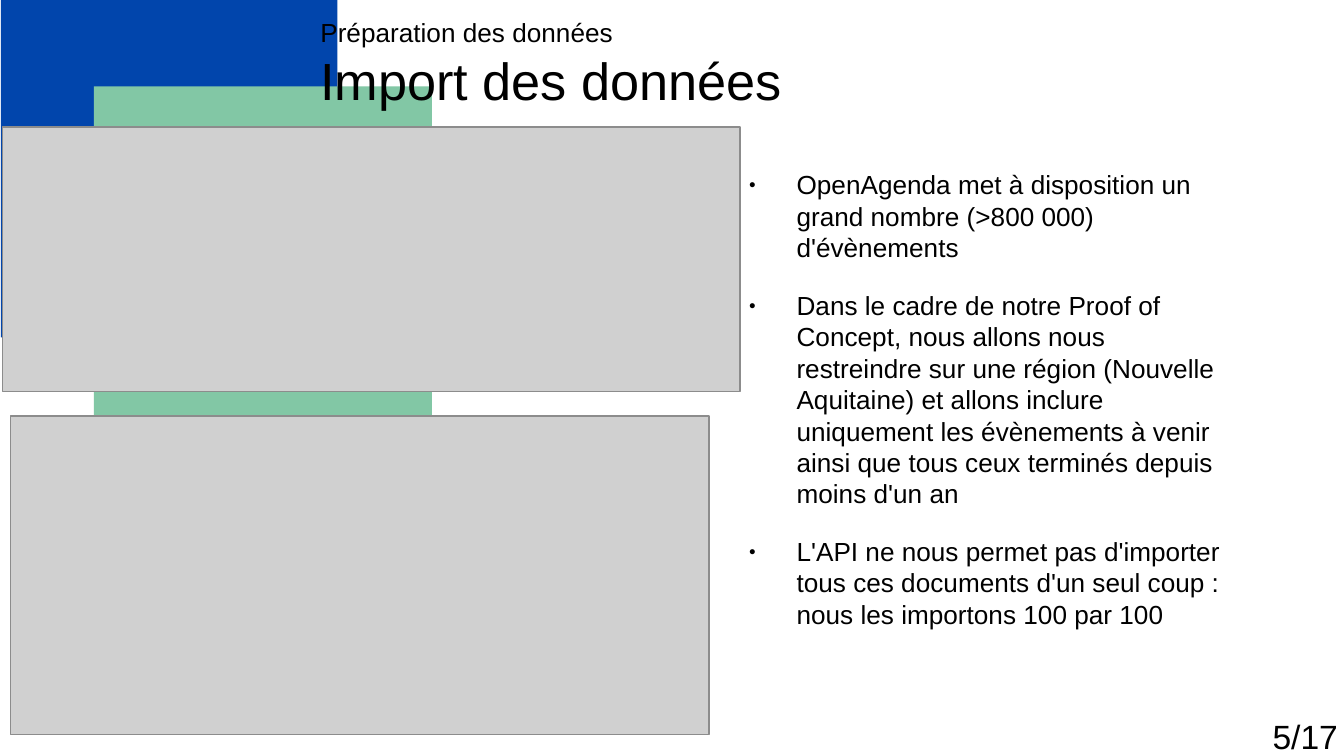
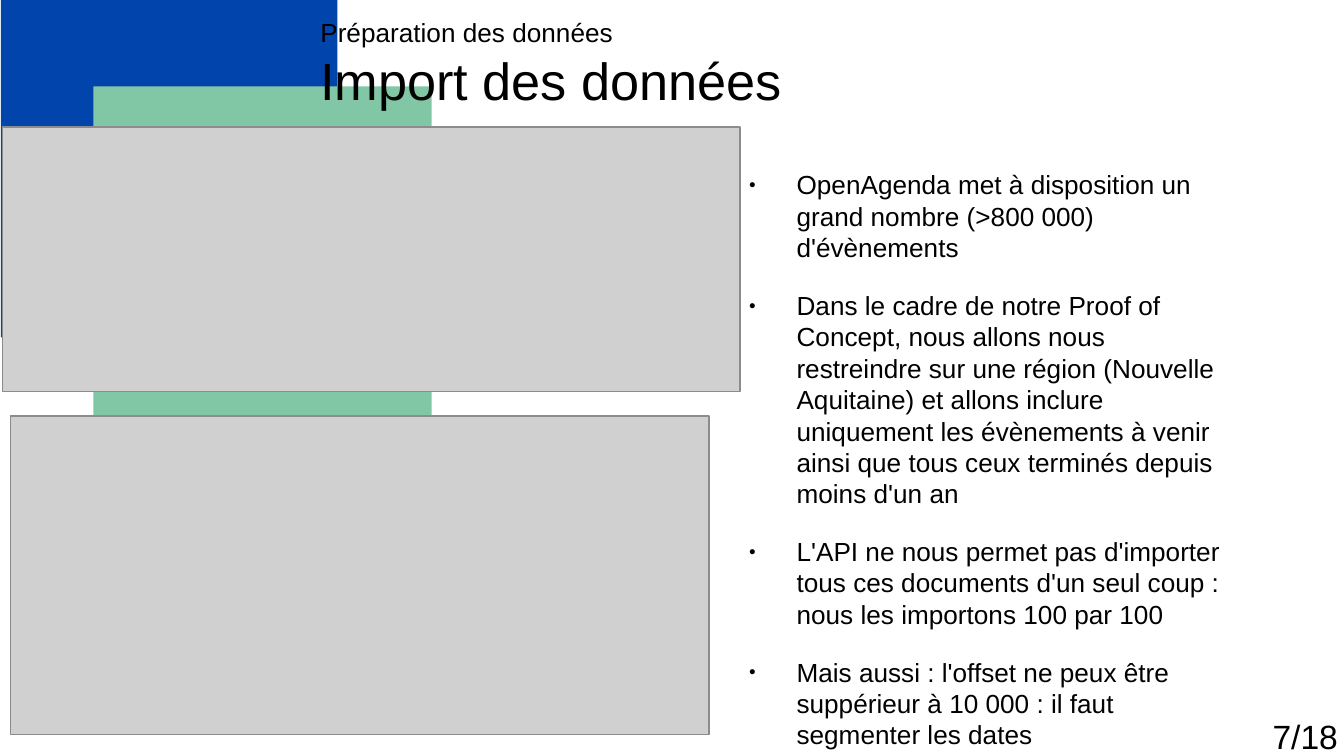
Before and after one commit to Florian-Biggio/Events-with-RAG, a slide deck: slide 7 of Biggio_Florian_1_presentation_052025.odp (slide 5 before the commit). Drawn at 1344x756 pixels with LibreOffice and Linux fonts; fonts in the diff are those of the drawing; grey boxes stand for pictures. Boxes give left, top, right and bottom in pixels: in the first picture for what was removed or moved away, otherwise in the second. Text is boxed around its words. In the diff, an @@ line names an element or a change of style, - is before the commit and + after.

```diff
--- a/Biggio_Florian_1_presentation_052025.odp
+++ b/Biggio_Florian_1_presentation_052025.odp
@@ text at (797, 663, 1169, 750): paragraph added @@
+● Mais aussi : l'offset ne peux être suppérieur à 10 000 : il faut segmenter les dates
@@ text at (1273, 724, 1338, 750): text changed @@
-5/17
+7/18
```
Also in this commit, not shown: 6 other slides changed, 11 slides added, 12 slides removed, 25 other files.
